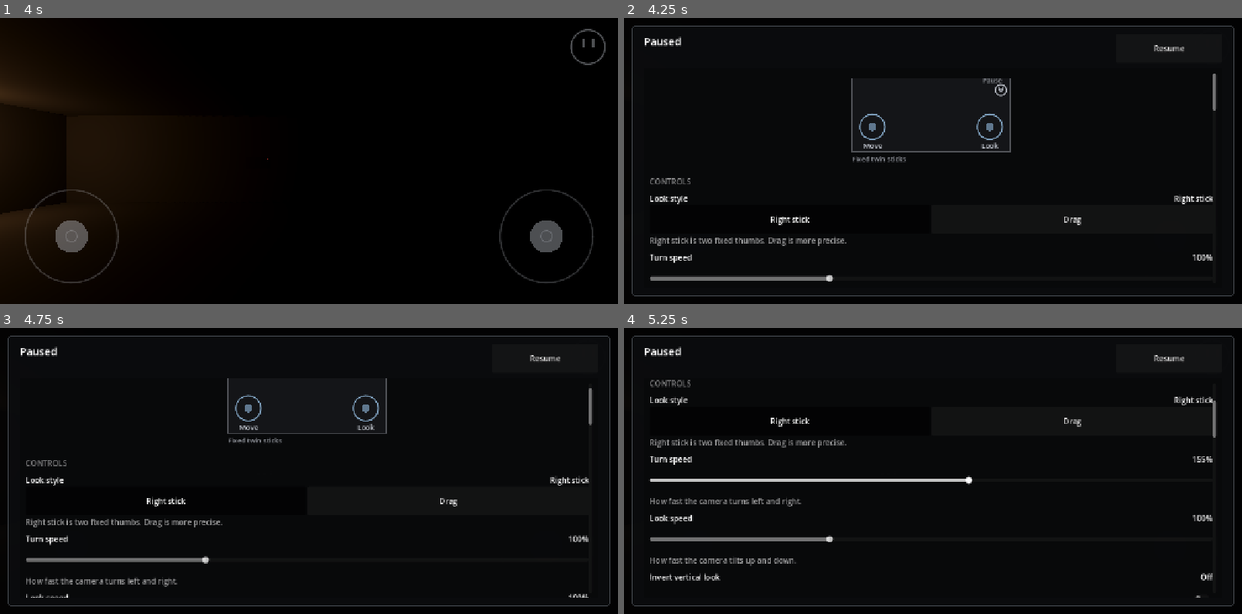
Above: before the commit, frames 1-4 (two rows, left to right).
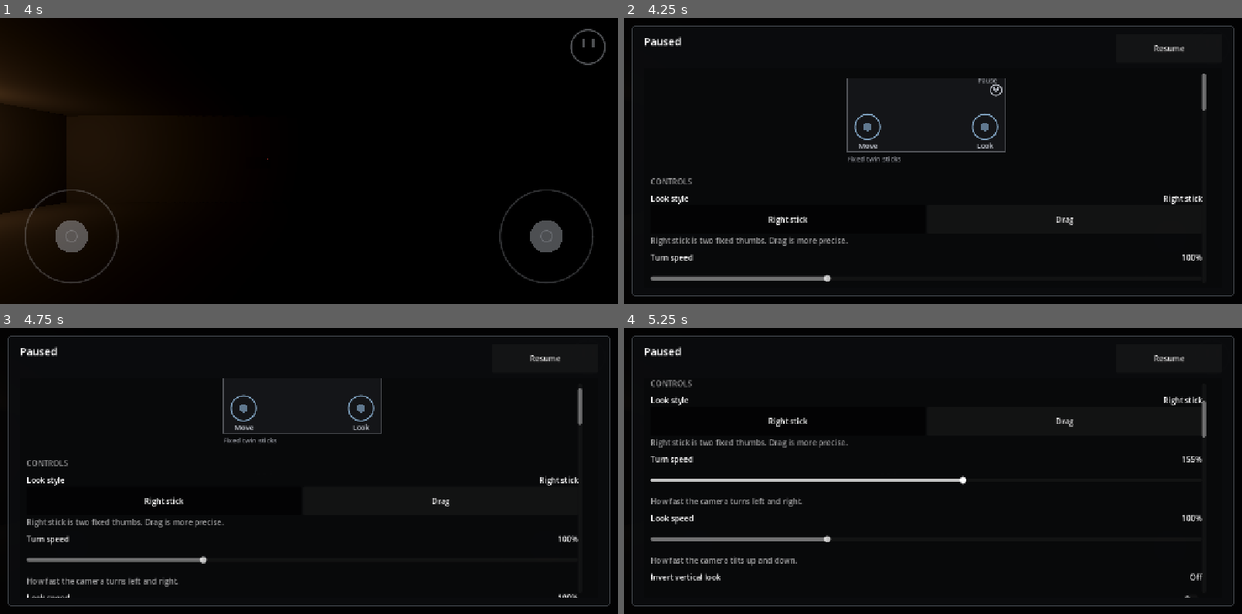
Above: after the commit, the same moments.

Repository: TXPPS/TXPPS-Is-there-a-Way
Game: Godot game, scene res://src/main.tscn
Same seed, same stepped clock (60 frames per second), same inputs: the game is played once before the commit and once after it.
Inputs (mouse positions are in pixels of both pictures, inside the frame that each line leads up to):
- Up to frame 1 (4 s): tap Enter at 0.5, 3.5 s; move the mouse to (444, 146) at 0.52 s; hold D (move_right) 0.53-1.25 s; click (444, 146) at 0.67 s; drag from (185, 175) to (278, 218) at 1.27 s; tap Space at 2 s; move the mouse to (370, 98) at 2.02 s; hold D (move_right) 2.03-2.75 s; drag from (278, 218) to (123, 118) at 2.77 s; move the mouse to (494, 203) at 3.52 s; hold A (move_left) from 3.53 s (still down)
- Up to frame 2 (4.25 s): keep holding A (move_left); tap Escape (ui_cancel) at 4.15 s
- Up to frame 3 (4.75 s): release A (move_left) at 4.25 s; drag from (123, 428) to (216, 399) at 4.27 s
- Up to frame 4 (5.25 s): move the mouse to (963, 471) at 5.02 s; hold S (move_back) from 5.03 s (still down); click (963, 471) at 5.17 s

Frame 1 is identical in both runs. In frame 2, 2.3% of the frame differs, in the area x 4-96%, y 19-93%; in frame 3, 2.5%, in the area x 4-96%, y 17-95%; in frame 4, 2.4%.

Commit message:
clear the scrollbar off the value it is sitting on
Every settings row prints its current value hard against the right edge of
the list, which is exactly where the scrollbar is. A wider right margin on
the scroll panel, and the number is readable again.

Diff:
--- a/src/ui/pause_menu.tscn
+++ b/src/ui/pause_menu.tscn
@@ -16,11 +16,13 @@
 corner_radius_bottom_right = 6
 corner_radius_bottom_left = 6
 
+; The right margin clears the scrollbar. Without it every row's value readout is
+; drawn under it, which is exactly the half of the row you are trying to read.
 [sub_resource type="StyleBoxFlat" id="StyleBoxFlat_scroll"]
 bg_color = Color(0, 0, 0, 0.22)
-content_margin_left = 12.0
+content_margin_left = 14.0
 content_margin_top = 10.0
-content_margin_right = 12.0
+content_margin_right = 34.0
 content_margin_bottom = 10.0
 
 ; The panel fills the safe area rather than being centred at its natural size.
